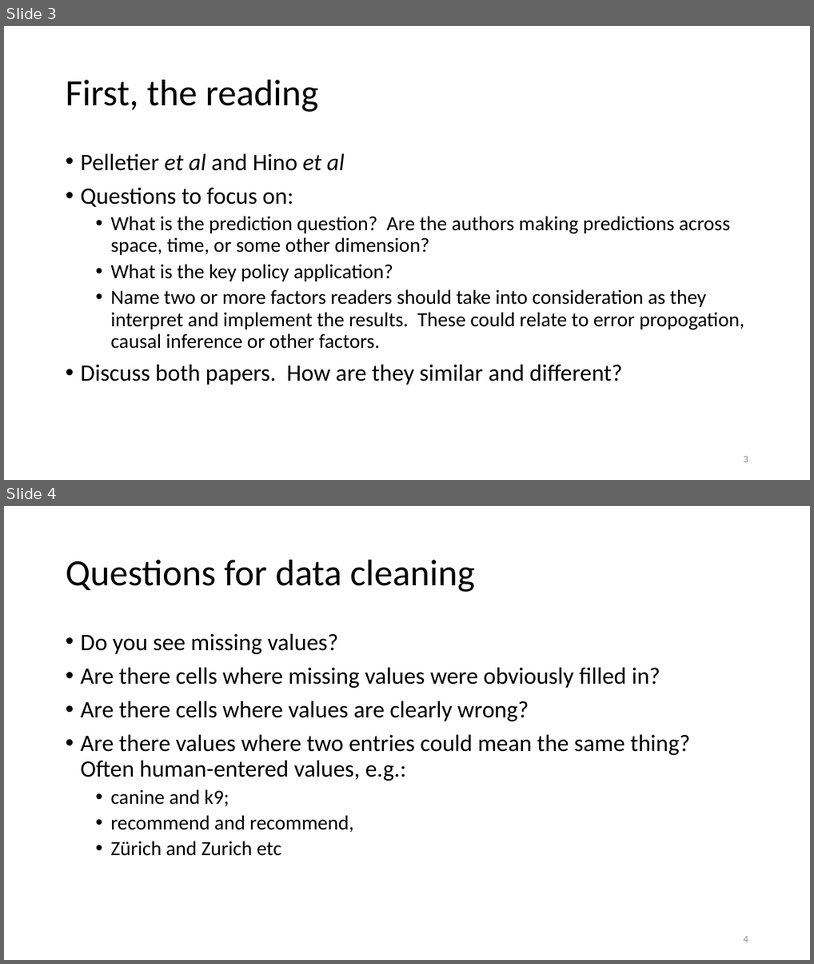
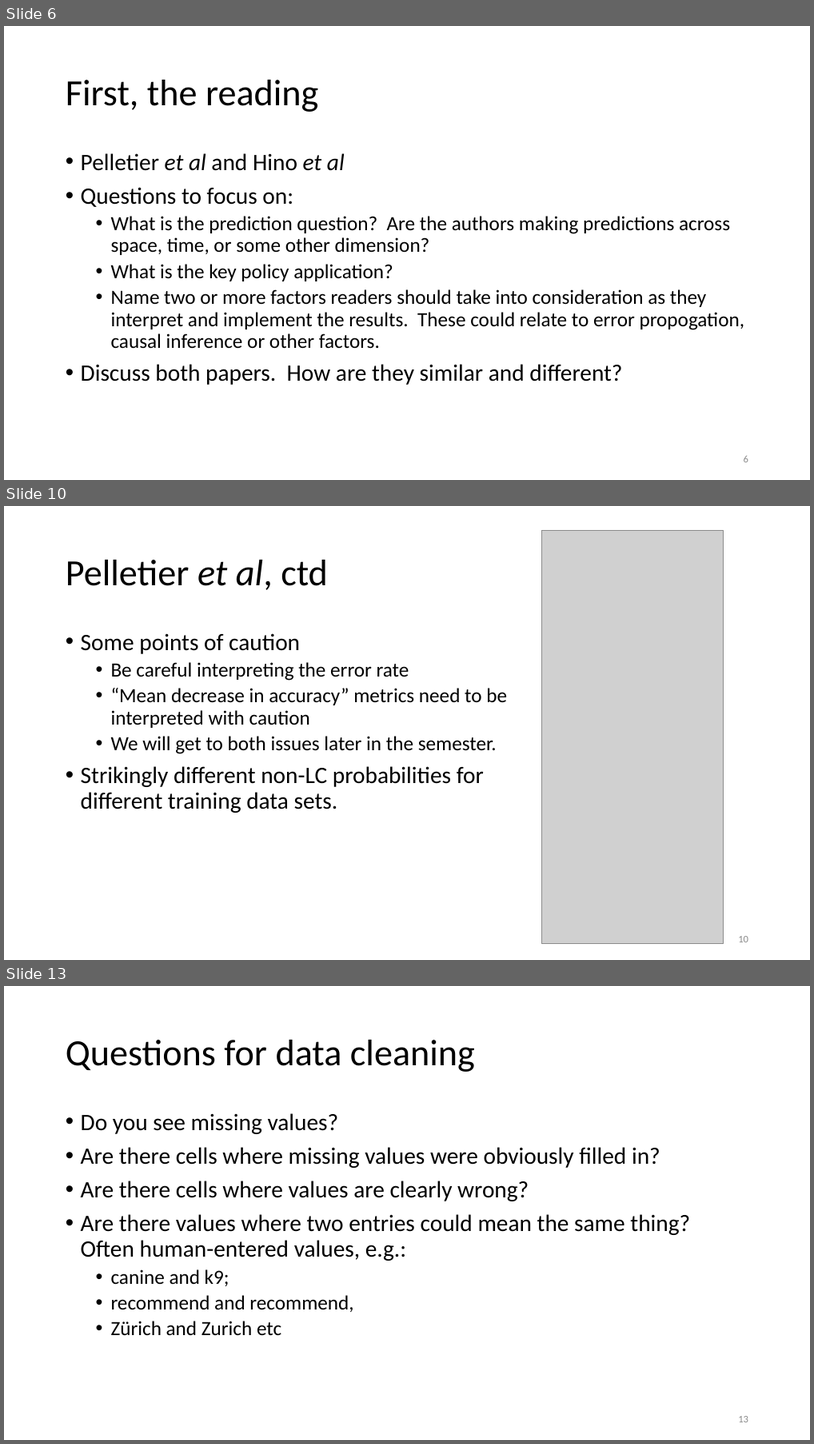
Before and after one commit to nickolasclarke/ER131, a slide deck: lecture/Lecture 06 Sept 17/6 Data Cleaning, EDA.pptx. Shown one above the other, each under a label of ours: slides 3 and 4 before the commit, slides 6, 10 and 13 after it; the slides between them are not shown. The pictures are 814x964 and 814x1444 pixels, drawn with LibreOffice and Linux fonts; fonts in the diff are those of the drawing; grey boxes stand for pictures. Boxes give left, top, right and bottom in pixels: in the first picture for what was removed or moved away, otherwise in the second. Text is boxed around its words. In the diff, an @@ line names an element or a change of style, - is before the commit and + after.

```diff
--- a/lecture/Lecture 06 Sept 17/6 Data Cleaning, EDA.pptx
+++ b/lecture/Lecture 06 Sept 17/6 Data Cleaning, EDA.pptx
@@ slide 10 added at (x1=4, y1=506, x2=810, y2=960), background #FFFFFF @@
@@ picture added at (x1=542, y1=530, x2=723, y2=944) @@
@@ title added at (x1=66, y1=560, x2=328, y2=590), 44 pt, text #000000 @@
+Pelletier et al, ctd
@@ text added at (x1=81, y1=633, x2=507, y2=812), 24 pt, text #000000 @@
+• Some points of caution
+  • Be careful interpreting the error rate
+  • “Mean decrease in accuracy” metrics need to be interpreted with caution
+  • We will get to both issues later in the semester.
+• Strikingly different non-LC probabilities for different training data sets.
@@ page number added at (x1=738, y1=936, x2=749, y2=942), 12 pt, text #8C8C8C @@
+10
@@ what was slide 3 is now slide 6 @@
@@ page number at (x1=744, y1=455, x2=749, y2=462): text changed @@
-3
+6
@@ what was slide 4 is now slide 13 @@
@@ page number at (x1=738, y1=1416, x2=749, y2=1422): text changed @@
-4
+13
```
Also in this commit, not shown: 1 slide changed, 9 other slides added, 3 other files.
